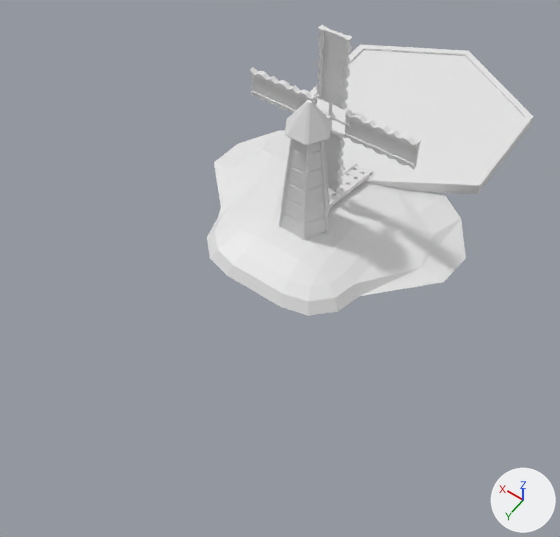
The Blender file BasicSht/TutorialSht/moline.blend, before and after one commit.
The view is the same before and after, from a 50 mm lens placed at (-208.0, 322.0, 445.0), pointed at (-17.0, 55.0, 25.0). Arrows for +X, +Y and +Z are at lower right; the lights stay in place.

The first picture shows 'Cube', 'body', 'ground', 'path'.
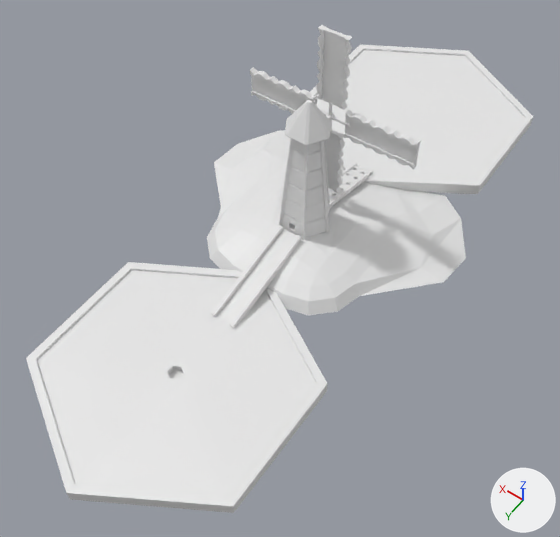
Location of each change, (x1, y1, x2, y2) in pixels of the pictures (560 x 537 px):
'ground', reshaped (55% wider, 72% taller)
    before: (207, 44, 533, 316)
    after: (26, 44, 533, 513)
'Cube.001', added
    after: (211, 225, 301, 328)
part 1 of me_cube_008, added
    after: (26, 262, 328, 513)

What changed in the scene script:
```text
Change me_cube_008:
    used by ob_ground; location = (0.0, 0.0, 0.0); scale = (10.0, 10.0, 10.0)
    remove me_cube_008.from_pydata(...)  # 126 vertices, 124 faces; spans x -10.8..10.8, y -26.9..6.4, z -1.3..1.6
    add me_cube_008.from_pydata(...)  # 168 vertices, 162 faces; spans x -10.8..10.8, y -26.9..25.0, z -1.3..1.6
    me_cube_008 part 1: a new loose piece of 42 vertices spanning x -8.7..8.7, y 5.0..25.0, z -1.1..0.3, in mat_material (its picture is missing)
Add me_cube:
    me_cube.from_pydata(...)  # 24 vertices, 22 faces; spans x -1.0..1.0, y -1.0..1.0, z -1.0..3.18
    me_cube.materials.append(mat_material)  # its picture is missing
Add ob_cube_001:
    ob_cube_001 = bpy.data.objects.new('Cube.001', me_cube)
    ob_cube_001.location = (-0.5, 59.1, 7.6)
    ob_cube_001.rotation_euler = (-0.216, 0.0, 0.0)  # degrees (-12, 0, 0)
    ob_cube_001.scale = (9.61, 41.2, 1.39)
```
